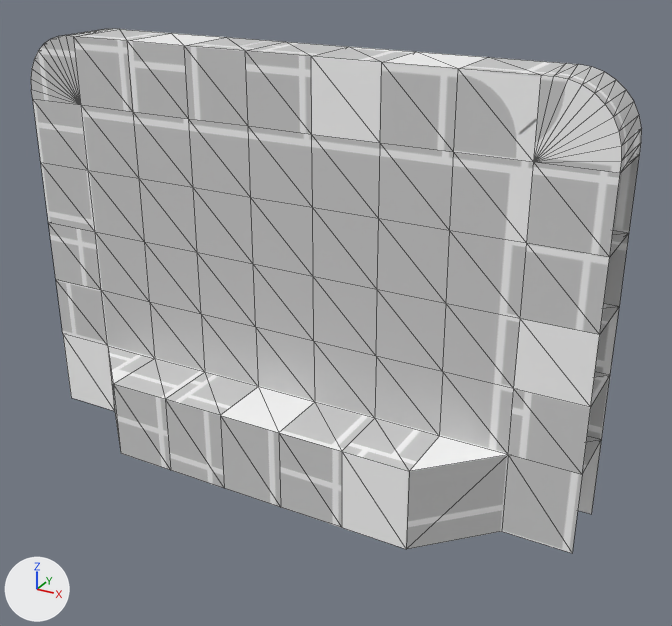
The glTF model public/gltf/pantalla.gltf, before and after one commit.
One viewpoint serves both versions: a 50 mm lens placed at (0.133, -0.21, 0.155), pointed at (0.014, 0.006, 0.047). The lights are fixed; the arrows at lower left show +X, +Y and +Z. Mesh edges are drawn as thin lines. Where no turn or scale is listed for an object, it has been applied to the vertices. Vertices at the same position are counted once.

Script lines for the objects in view, before the commit:
```python
me_m_pantalla = bpy.data.meshes.new('m_pantalla')
me_m_pantalla.from_pydata(...)  # 178 vertices, 330 faces; spans x -0.09..0.09, y -0.02..0.02, z -0.005..0.12
me_m_pantalla.materials.append(mat_m_pantalla)
ob_m_pantalla_001 = bpy.data.objects.new('m_pantalla.001', me_m_pantalla)
ob_m_pantalla_001.location = (0.0, 0.0, 0.0)
```
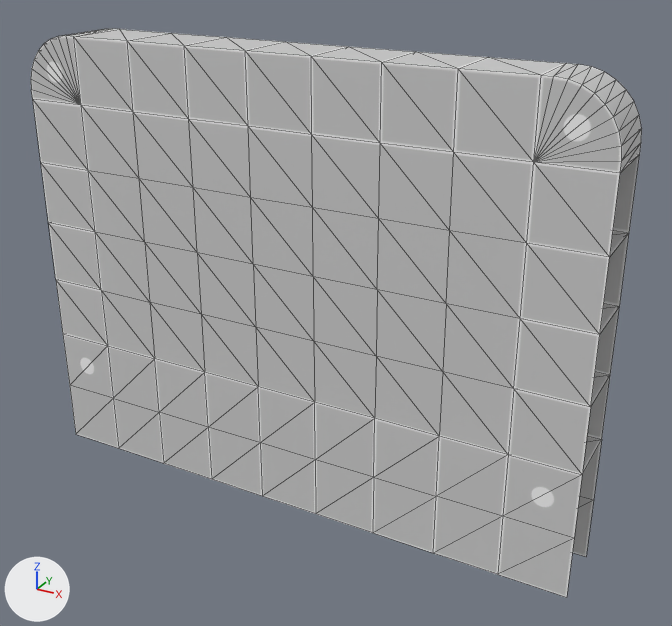
What the commit changed:
me_m_pantalla is used by ob_m_pantalla_001; location (0.0, 0.0, 0.0).
me_m_pantalla had 178 vertices, 330 faces and spanned x -0.09..0.09, y -0.02..0.02, z -0.005..0.12.
me_m_pantalla now has 192 vertices, 354 faces and spans x -0.09..0.09, y 0.0..0.02, z -0.02..0.12.
Part 1, on me_m_pantalla:
16 vertices are removed from x -0.09..0.09, y -0.02..0.02, z -0.005..0.02.
31 faces are deleted.
5 vertices in x -0.05..0.03, y -0.02, z 0.02 move by (-0.02, 0.02, -0.02).
5 vertices in x -0.05..0.03, y -0.02, z -0.005 move by (-0.04, 0.02, -0.015).
16 new vertices lie (0.0, 0.0, -0.02) away from vertices in x -0.09..0.09, y -0.02..0.02, z 0.02.
14 new vertices lie (0.0, 0.0, -0.02) away from vertices in x -0.09..0.09, y 0.0..0.02, z 0.0.
55 new faces join them.
me_m_pantalla part 2: 266 kept faces spanning x -0.09..0.09, y 0.0..0.02, z -0.02..0.12 get new texture (UV) coordinates.

Location of each change, [x1, y1, x2, y2] in pixels of the pictures (672 x 626 px):
'm_pantalla.001', reshaped (8% taller): before [31, 29, 642, 553]; after [31, 29, 642, 597]
part 1 of me_m_pantalla, built on: before [63, 334, 602, 553]; after [63, 334, 602, 597]
part 2 of me_m_pantalla, surface changed: [31, 31, 641, 475] in both
